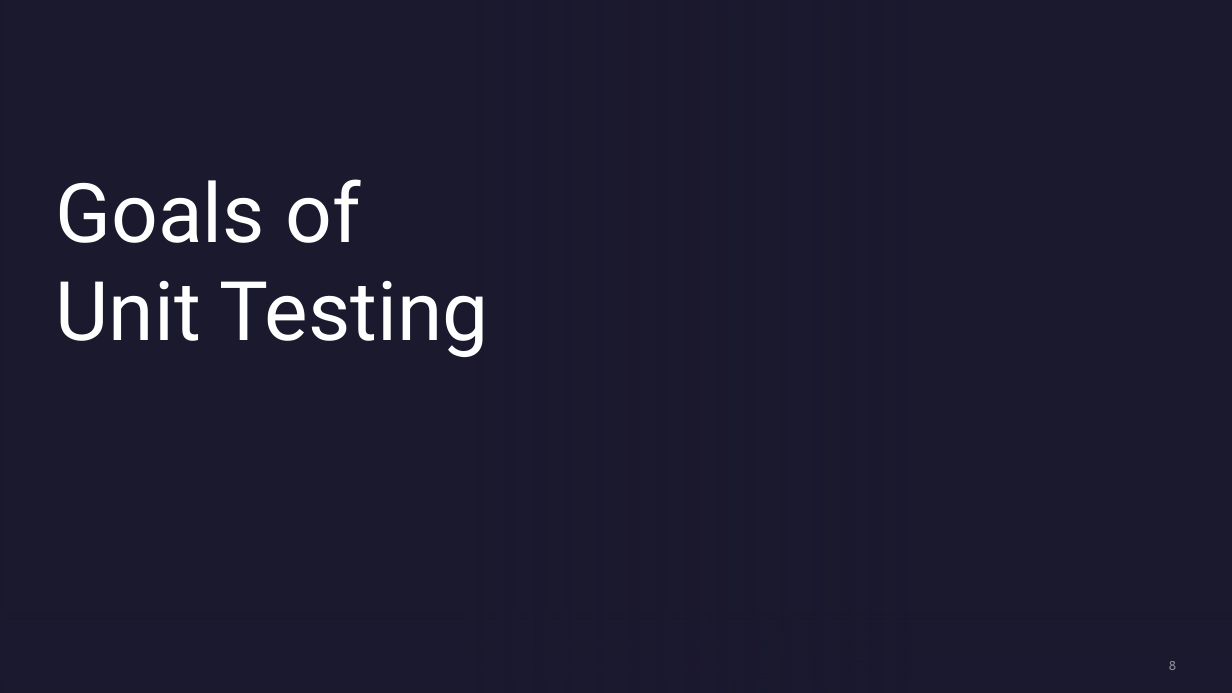
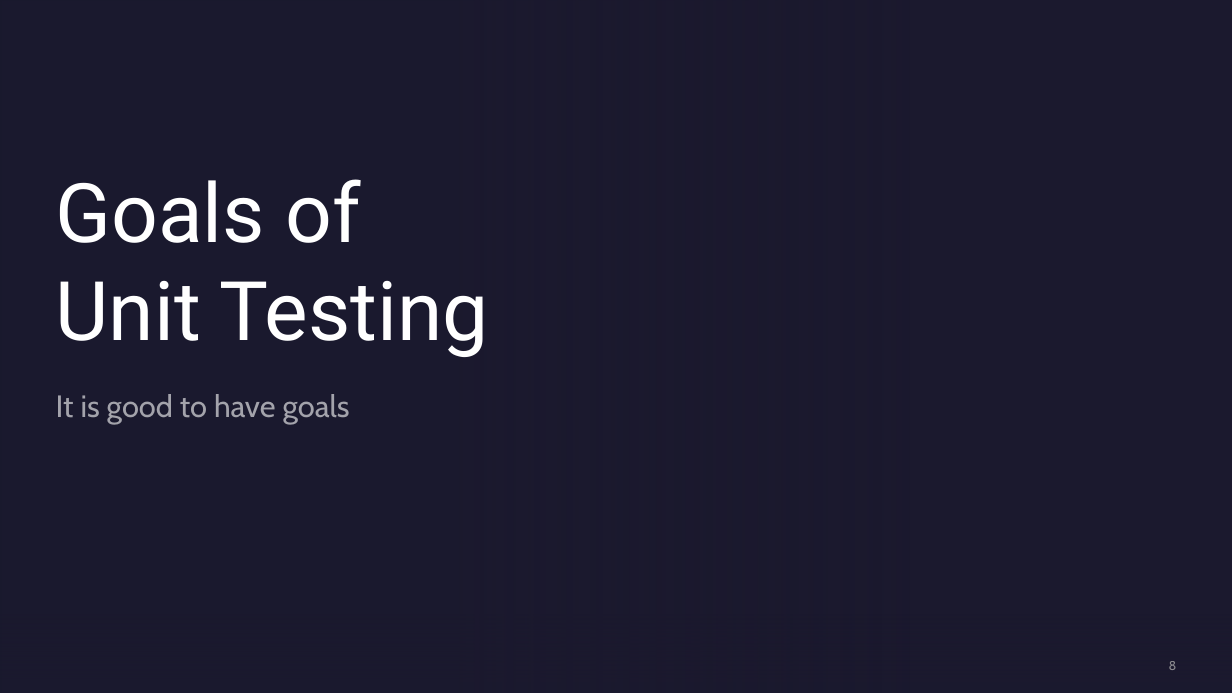
Before and after one commit to Three97/UnitTestingPresentation, a slide deck: slide 8 of PowerPoint/UnitTestingInCSharp.pptx. Drawn at 1232x693 pixels with LibreOffice and Linux fonts; fonts in the diff are those of the drawing; background and template pictures are left out. Boxes give left, top, right and bottom in pixels: in the first picture for what was removed or moved away, otherwise in the second. Text is boxed around its words. In the diff, an @@ line names an element or a change of style, - is before the commit and + after.

```diff
--- a/PowerPoint/UnitTestingInCSharp.pptx
+++ b/PowerPoint/UnitTestingInCSharp.pptx
@@ subtitle added at [56,394,350,424], 24 pt, text #FFFFFF at 60% opacity @@
+It is good to have goals
```
Also in this commit, not shown: 10 other slides changed.
